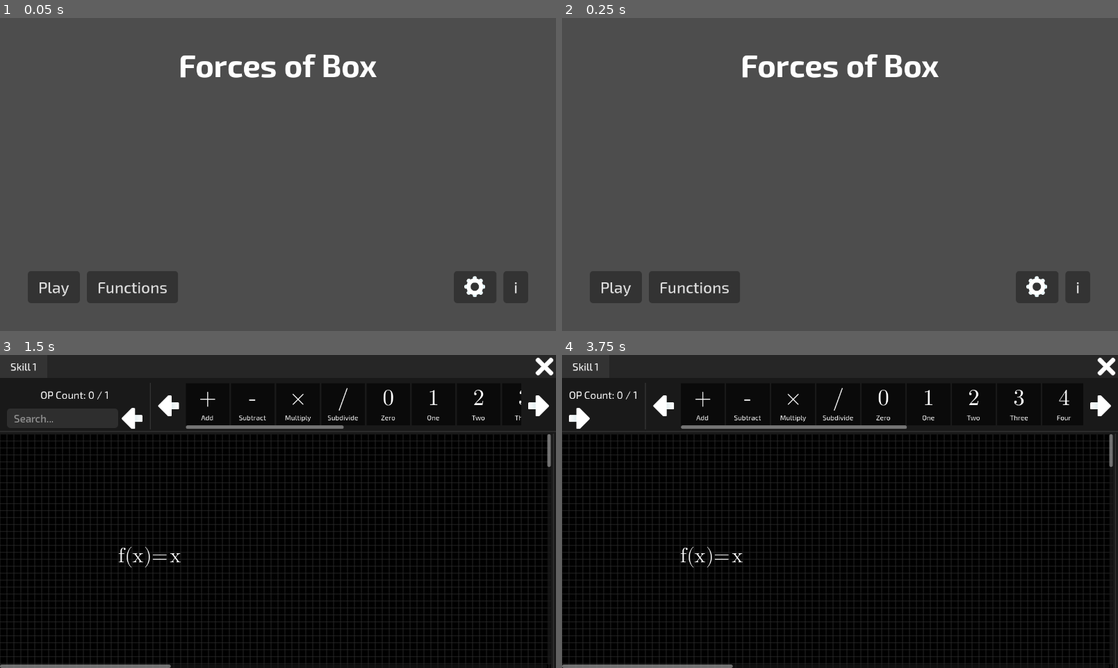
Above: before the commit, frames 1-4 (two rows, left to right).
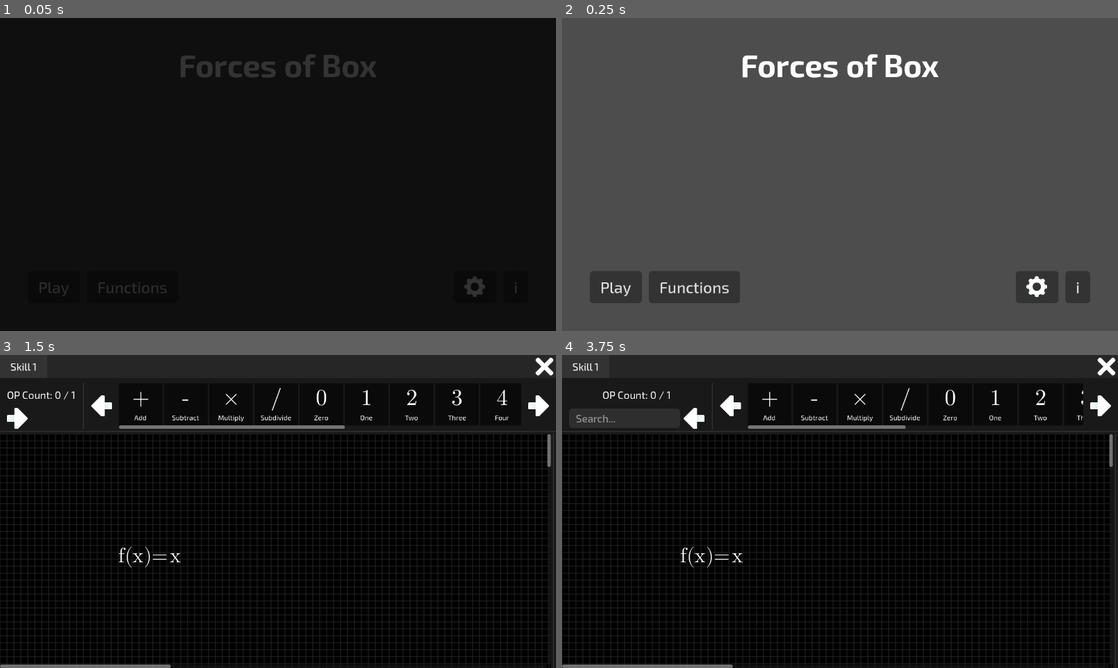
Above: after the commit, the same moments.

Repository: riizlaah/forces-of-box
Game: Godot game, scene res://scenes/main_menu.tscn
Two runs of this game, one before a commit and one after it. Both use one fixed random seed, a clock stepped at 60 frames per second and the inputs below.
Inputs (mouse positions are in pixels of both pictures, inside the frame that each line leads up to; where the layout moved, square brackets give the same spot in the first picture):
- Up to frame 1 (0.05 s): no input
- Up to frame 2 (0.25 s): no input
- Up to frame 3 (1.5 s): click "Functions" at 0.5 s; click (16, 417) at 1.25 s
- Up to frame 4 (3.75 s): click (662, 405) [728, 405] at 2 s; click (1101, 405) at 2.75 s; click (578, 417) [695, 417] at 3.5 s

The runs differ from the first frame. In frame 1, 100% of the frame differs, in the area x 0-100%, y 0-100%; in frame 2, nothing differs; in frame 3, 1.8%; in frame 4, 1.8%.

Commit message:
add: simple fade when scene transition

Diff:
--- a/project.godot
+++ b/project.godot
@@ -14,6 +14,10 @@
 run/main_scene="uid://7ifckdvsorf3"
 config/features=PackedStringArray("4.5", "GL Compatibility")
 boot_splash/bg_color=Color(0, 0, 0, 1)
+
+[autoload]
+
+GameManager="*res://scripts/autoload/game_manager.gd"
 
 [display]
 
--- a/scenes/functions.tscn
+++ b/scenes/functions.tscn
@@ -1,5 +1,6 @@
-[gd_scene load_steps=5 format=3 uid="uid://b63ghwich3wj"]
+[gd_scene load_steps=6 format=3 uid="uid://b63ghwich3wj"]
 
+[ext_resource type="Script" uid="uid://b2b4yxfjrl4po" path="res://scripts/functions_scene.gd" id="1_jr53i"]
 [ext_resource type="Theme" uid="uid://crc76siuhl1o3" path="res://assets/godot_res/themes/main.tres" id="1_ko02k"]
 [ext_resource type="PackedScene" uid="uid://28t7kcmiqbt4" path="res://scenes/function_editor.tscn" id="2_prlwn"]
 [ext_resource type="Texture2D" uid="uid://cmkrolah68oud" path="res://assets/icons-default.png" id="3_fvv6x"]
@@ -15,6 +16,7 @@
 anchor_bottom = 1.0
 grow_horizontal = 2
 grow_vertical = 2
+script = ExtResource("1_jr53i")
 
 [node name="TabContainer" type="TabContainer" parent="."]
 layout_mode = 1
@@ -42,3 +44,5 @@
 texture_normal = SubResource("AtlasTexture_jr53i")
 ignore_texture_size = true
 stretch_mode = 0
+
+[connection signal="pressed" from="Close" to="." method="_on_close_pressed"]
--- /dev/null
+++ b/scripts/autoload/game_manager.gd
@@ -0,0 +1,11 @@
+extends Node
+
+func fade(parent: Control, del_node := false, from := Color(0,0,0,0), to := Color.BLACK, duration := 0.25, freeze_duration := 0.25):
+	var cr := ColorRect.new()
+	cr.size = parent.get_viewport_rect().size
+	cr.color = from
+	parent.add_child(cr)
+	var tween := cr.create_tween()
+	tween.tween_property(cr, "color", to, duration)
+	await get_tree().create_timer(duration + freeze_duration).timeout
+	if del_node: cr.queue_free()
--- /dev/null
+++ b/scripts/functions_scene.gd
@@ -0,0 +1,10 @@
+extends Control
+
+
+
+func _ready() -> void:
+	await GameManager.fade(self, true, Color.BLACK, Color(0,0,0,0))
+
+func _on_close_pressed() -> void:
+	await GameManager.fade(self)
+	get_tree().change_scene_to_file("res://scenes/main_menu.tscn")
--- a/scripts/main_menu.gd
+++ b/scripts/main_menu.gd
@@ -1,19 +1,19 @@
 extends Control
 
-
-const TEST_LEVEL = preload("uid://c833ybfa81h5s")
-const FUNCTIONS = preload("uid://b63ghwich3wj")
 
 
 # Called when the node enters the scene tree for the first time.
 func _ready() -> void:
-	pass # Replace with function body.
+	await GameManager.fade(self, true, Color.BLACK, Color(0,0,0,0))
 
 func _on_play_pressed() -> void:
-	get_tree().change_scene_to_packed(TEST_LEVEL)
+	await GameManager.fade(self)
+	get_tree().change_scene_to_file("res://scenes/test_level.tscn")
 
 func _on_functions_pressed() -> void:
-	get_tree().change_scene_to_packed(FUNCTIONS)
+	await GameManager.fade(self)
+
+	get_tree().change_scene_to_file("res://scenes/functions.tscn")
 
 func _on_setting_pressed() -> void:
 	pass # Replace with function body.
Not shown, added: scripts/autoload/game_manager.gd.uid
Not shown, added: scripts/functions_scene.gd.uid
